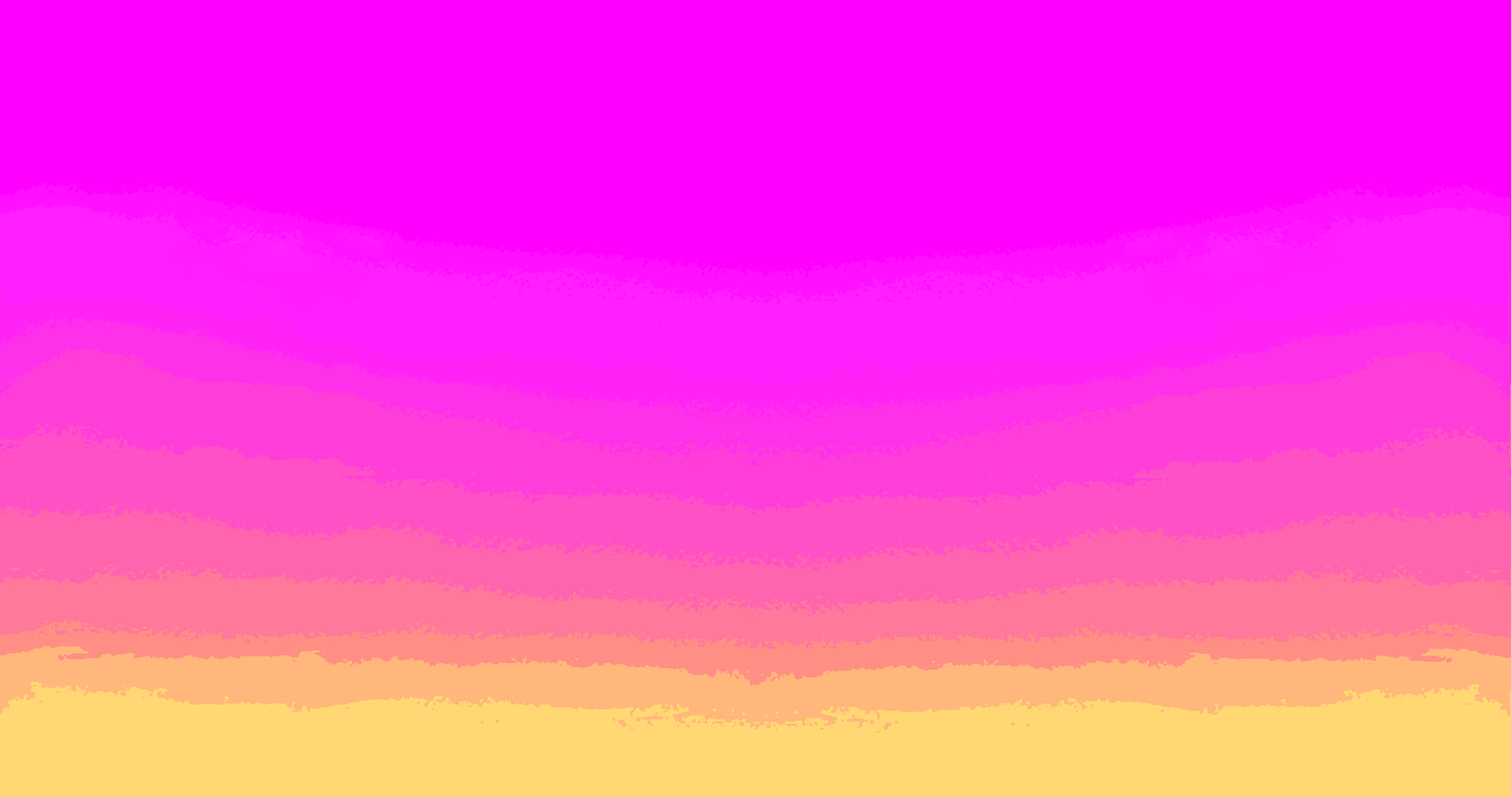
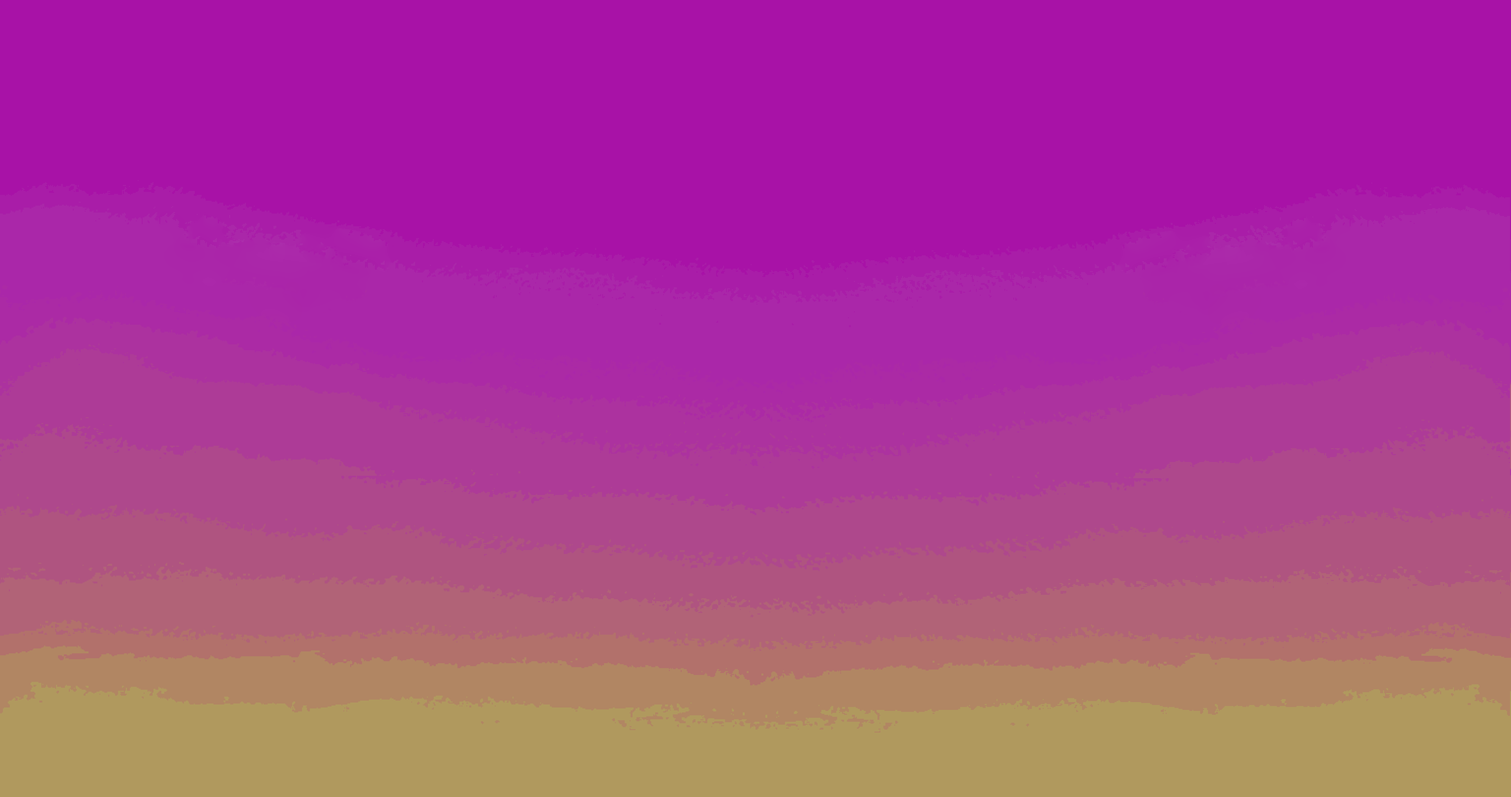
Layers edited between the first and the second w=1511, h=797 image:
painted on "Layer 5" over <box>0,0,1511,797</box>
removed layer "Layer 4" over <box>0,0,1511,797</box>
